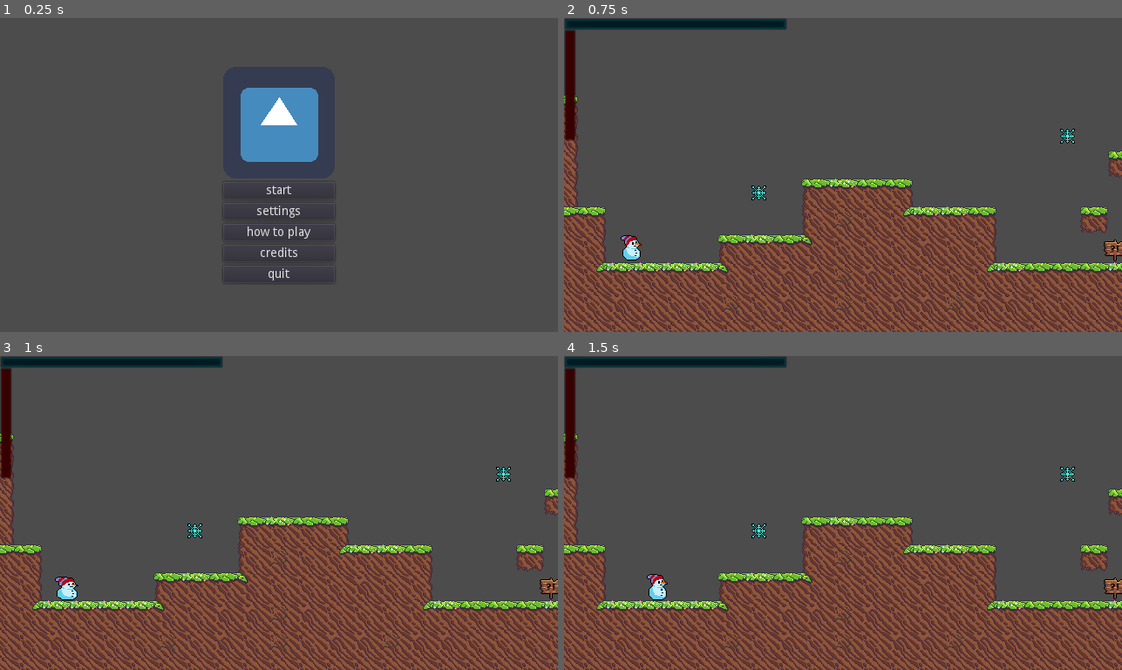
Above: before the commit, frames 1-4 (two rows, left to right).
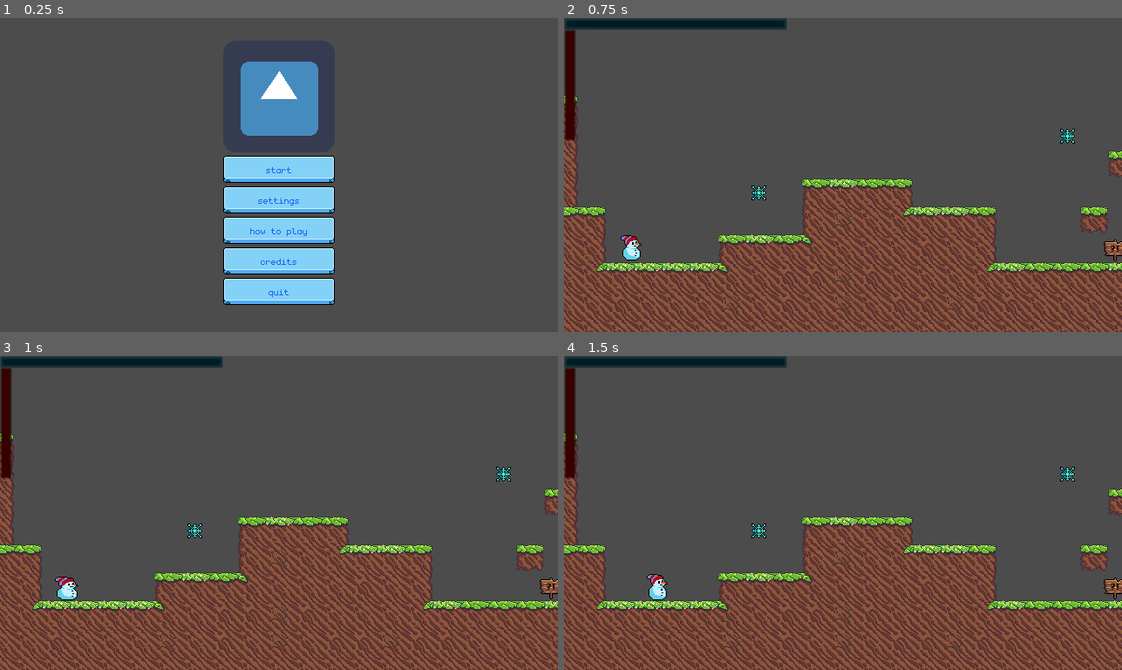
Above: after the commit, the same moments.

Repository: dmitriy-shmilo/spring-jam-2021
Game: Godot game, scene res://title_screen/title_screen.tscn
Same seed, same stepped clock (60 frames per second), same inputs: the game is played once before the commit and once after it. This scene is started directly instead of the project's main scene. The engine's default icon, where the game draws it, is replaced by a stand-in: a white triangle on a blue panel in a dark square.
Inputs:
- Up to frame 1 (0.25 s): no input
- Up to frame 2 (0.75 s): click "start" at 0.5 s
- Up to frame 3 (1 s): no input
- Up to frame 4 (1.5 s): tap Enter at 1.25 s; hold D (right) from 1.28 s (still down)

The runs differ from the first frame. In frame 1, 11% of the frame differs, in the area x 40-60%, y 13-92%; in frame 2, nothing differs; in frame 3, nothing differs; in frame 4, nothing differs.

Commit message:
Add preliminary UI sheet. Add font. Style buttons.

Diff:
--- a/src/title_screen/title_screen.tscn
+++ b/src/title_screen/title_screen.tscn
@@ -19,9 +19,9 @@
 anchor_right = 0.5
 anchor_bottom = 0.5
 margin_left = -64.0
-margin_top = -124.0
+margin_top = -154.0
 margin_right = 64.0
-margin_bottom = 124.0
+margin_bottom = 154.0
 __meta__ = {
 "_edit_use_anchors_": false
 }
@@ -34,31 +34,31 @@
 [node name="NewGameButton" type="Button" parent="VBoxContainer"]
 margin_top = 132.0
 margin_right = 128.0
-margin_bottom = 152.0
+margin_bottom = 164.0
 text = "start"
 
 [node name="SettingsButton" type="Button" parent="VBoxContainer"]
-margin_top = 156.0
+margin_top = 168.0
 margin_right = 128.0
-margin_bottom = 176.0
+margin_bottom = 200.0
 text = "settings"
 
 [node name="TutorialButton" type="Button" parent="VBoxContainer"]
-margin_top = 180.0
+margin_top = 204.0
 margin_right = 128.0
-margin_bottom = 200.0
+margin_bottom = 236.0
 text = "how to play"
 
 [node name="CreditsButton" type="Button" parent="VBoxContainer"]
-margin_top = 204.0
+margin_top = 240.0
 margin_right = 128.0
-margin_bottom = 224.0
+margin_bottom = 272.0
 text = "credits"
 
 [node name="QuitButton" type="Button" parent="VBoxContainer"]
-margin_top = 228.0
+margin_top = 276.0
 margin_right = 128.0
-margin_bottom = 248.0
+margin_bottom = 308.0
 text = "quit"
 [connection signal="pressed" from="VBoxContainer/NewGameButton" to="." method="_on_NewGameButton_pressed"]
 [connection signal="pressed" from="VBoxContainer/SettingsButton" to="." method="_on_SettingsButton_pressed"]
--- a/src/ui/default_theme.tres
+++ b/src/ui/default_theme.tres
@@ -1,3 +1,83 @@
-[gd_resource type="Theme" format=2]
+[gd_resource type="Theme" load_steps=8 format=2]
+
+[ext_resource path="res://assets/ui.png" type="Texture" id=1]
+
+[sub_resource type="StyleBoxTexture" id=1]
+texture = ExtResource( 1 )
+region_rect = Rect2( 96, 0, 32, 16 )
+margin_left = 9.0
+margin_right = 9.0
+margin_top = 9.0
+margin_bottom = 9.0
+
+[sub_resource type="StyleBoxTexture" id=2]
+texture = ExtResource( 1 )
+region_rect = Rect2( 32, 0, 32, 16 )
+margin_left = 9.0
+margin_right = 9.0
+margin_top = 9.0
+margin_bottom = 9.0
+
+[sub_resource type="StyleBoxTexture" id=3]
+texture = ExtResource( 1 )
+region_rect = Rect2( 0, 0, 32, 16 )
+margin_left = 9.0
+margin_right = 9.0
+margin_top = 9.0
+margin_bottom = 9.0
+
+[sub_resource type="StyleBoxTexture" id=4]
+content_margin_bottom = 3.0
+texture = ExtResource( 1 )
+region_rect = Rect2( 64, 0, 32, 16 )
+margin_left = 9.0
+margin_right = 9.0
+margin_top = 9.0
+margin_bottom = 9.0
+
+[sub_resource type="DynamicFontData" id=5]
+font_path = "res://ui/monogram.ttf"
+
+[sub_resource type="DynamicFont" id=6]
+font_data = SubResource( 5 )
 
 [resource]
+default_font = SubResource( 6 )
+Button/colors/font_color = Color( 0.0901961, 0.411765, 0.94902, 1 )
+Button/colors/font_color_disabled = Color( 0.901961, 0.901961, 0.901961, 0.2 )
+Button/colors/font_color_hover = Color( 0.0901961, 0.411765, 0.94902, 1 )
+Button/colors/font_color_pressed = Color( 0.0901961, 0.411765, 0.94902, 1 )
+Button/constants/hseparation = 2
+Button/fonts/font = null
+Button/styles/disabled = SubResource( 1 )
+Button/styles/focus = null
+Button/styles/hover = SubResource( 2 )
+Button/styles/normal = SubResource( 3 )
+Button/styles/pressed = SubResource( 4 )
+CheckBox/colors/font_color = Color( 0.88, 0.88, 0.88, 1 )
+CheckBox/colors/font_color_disabled = Color( 0.9, 0.9, 0.9, 0.2 )
+CheckBox/colors/font_color_hover = Color( 0.94, 0.94, 0.94, 1 )
+CheckBox/colors/font_color_hover_pressed = Color( 1, 1, 1, 1 )
+CheckBox/colors/font_color_pressed = Color( 1, 1, 1, 1 )
+CheckBox/constants/check_vadjust = 0
+CheckBox/constants/hseparation = 4
+CheckBox/fonts/font = null
+CheckBox/icons/checked = null
+CheckBox/icons/radio_checked = null
+CheckBox/icons/radio_unchecked = null
+CheckBox/icons/unchecked = null
+CheckBox/styles/disabled = null
+CheckBox/styles/focus = null
+CheckBox/styles/hover = null
+CheckBox/styles/hover_pressed = null
+CheckBox/styles/normal = null
+CheckBox/styles/pressed = null
+HScrollBar/icons/decrement = null
+HScrollBar/icons/decrement_highlight = null
+HScrollBar/icons/increment = null
+HScrollBar/icons/increment_highlight = null
+HScrollBar/styles/grabber = null
+HScrollBar/styles/grabber_highlight = null
+HScrollBar/styles/grabber_pressed = null
+HScrollBar/styles/scroll = null
+HScrollBar/styles/scroll_focus = null
Binary file added: src/assets/ui.aseprite
Binary file added: src/assets/ui.png
Not shown, added: src/assets/ui.png.import
Binary file added: src/ui/monogram.ttf
